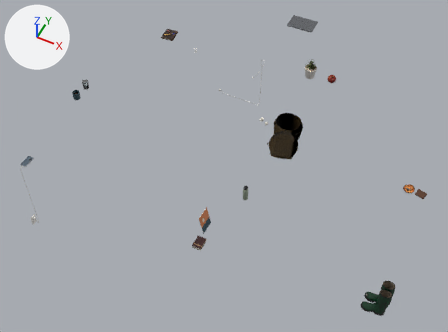
The glTF model web/room/props_clutter.glb: old version first, new version second.
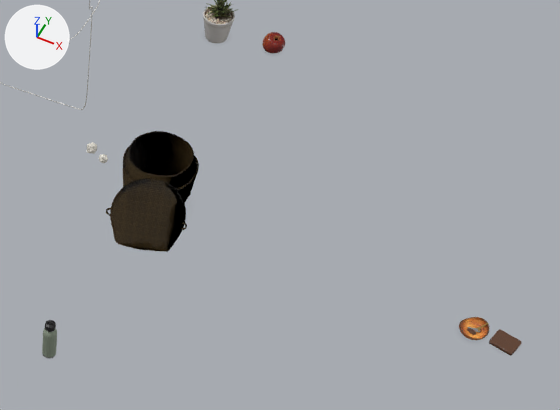
Each version appears first whole from a 50 mm lens placed at (1.89, -4.36, 5.89), pointed at (-0.15, -0.27, 0.79), and next in a close-up on the part from 51% to 99% of the width and 19% to 66% of the height. Every picture has the same lights, and +X, +Y and +Z are marked at upper left. The last two pictures show the newer version. Where no turn or scale is listed for an object, it has been applied to the vertices. Vertices at exactly the same position are counted once.

The first close-up shows 'hamper', 'key_bowl', 'keys', 'succulent_shelf' and 4 more.
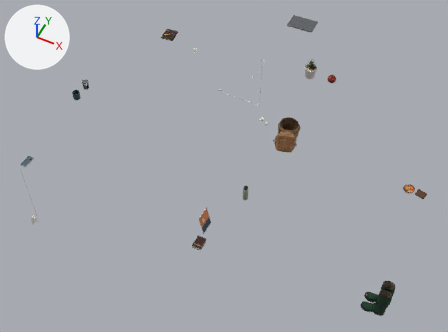
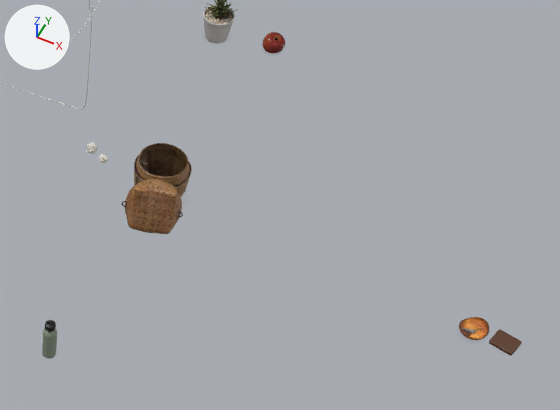
Where the newer file only moved an object's origin or applied its transform, the numbers keep the older frame.

Diff of the bpy script that builds the scene:
```diff
--- a/web/room/props_clutter.glb.py
+++ b/web/room/props_clutter.glb.py
@@ img_wicker_basket_02_nor_gl_1k @@
+img_wicker_basket_02_nor_gl_1k = load_image('wicker_basket_02_nor_gl_1k', '_unpacked/wicker_basket_02_nor_gl_1k', 512, 512, 'Non-Color')
@@ img_wicker_basket_02_diff_1k @@
+img_wicker_basket_02_diff_1k = load_image('wicker_basket_02_diff_1k', '_unpacked/wicker_basket_02_diff_1k', 512, 512, 'sRGB')
@@ img_wicker_basket_02_arm_1k @@
+img_wicker_basket_02_arm_1k = load_image('wicker_basket_02_arm_1k', '_unpacked/wicker_basket_02_arm_1k', 512, 512, 'Non-Color')
@@ mat_wicker_basket_02 @@
+mat_wicker_basket_02 = bpy.data.materials.new('wicker_basket_02')
+# uses the picture img_wicker_basket_02_arm_1k
+# uses the picture img_wicker_basket_02_diff_1k
+# uses the picture img_wicker_basket_02_nor_gl_1k
@@ me_hamper @@
 me_hamper.from_pydata(...)  # 4940 vertices, 9099 faces; spans x -0.73..0.73, y -1.0..1.0, z -0.58..0.58
 # used by ob_hamper; location = (0.147, 0.866, 0.33); scale = (0.295, 0.295, 0.295)
+# me_hamper part 1: 9023 faces spanning x -0.73..0.73, y -1.0..1.0, z -0.58..0.58 switch from mat_weave to mat_wicker_basket_02
@@ ob_hamper @@
 ob_hamper = bpy.data.objects.new('hamper', me_hamper)
-ob_hamper.location = (0.147, 0.866, 0.33)
-ob_hamper.scale = (0.295, 0.295, 0.295)
+ob_hamper.location = (0.14, 0.935, 0.29)
+ob_hamper.scale = (0.226, 0.226, 0.226)
```

Pixel boxes (x1, y1, x2, y2) of what changed, in the close-ups (560 x 410 px):
'hamper', surface changed, moved, rescaled (24% narrower, 25% shorter): before (106, 131, 199, 252); after (122, 143, 192, 234)
